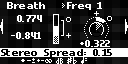
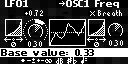
Comparing the layer stacks of the two 128px x 64px images. Changes:
renamed "Stereo Spread: 0.15" to "Base value: 0.33", painted on it over [1, 49, 112, 57]
added group "mod7" with 39 layers above "mod6" over [0, 0, 128, 50]
added layer "OSC1 Freq" (1st of 3, in "mod7") in group "mod7" over [66, 0, 119, 8]
added group "SOURCE" (1st of 4, in "mod7") with 12 layers in group "mod7" over [4, 10, 52, 50]
added layer "polarity BIPOLAR copy 2" (1st of 2, in "mod7" › "SOURCE") in group "SOURCE" over [4, 37, 23, 47]
added group "src curve 17" (1st of 4, in "mod7" › "SOURCE") with 4 layers in group "SOURCE" over [4, 15, 22, 50]
added layer "src curve graph copy" (1st of 4, in "mod7" › "SOURCE" › "src curve 17") in group "src curve 17" over [4, 15, 22, 36]
added layer "fancy src range knob" (1st of 4, in "mod7" › "SOURCE") in group "SOURCE" over [23, 19, 48, 41]
added group "AUX" (1st of 4, in "mod7") with 11 layers in group "mod7" over [61, 10, 123, 50]
added layer "aux amt knob" (1st of 3, in "mod7" › "AUX") in group "AUX" over [108, 23, 123, 38]
added group "src curve 17 copy" (1st of 4, in "mod7" › "AUX") with 4 layers in group "AUX" over [87, 18, 105, 50]
added layer "src curve graph copy 2" (1st of 4, in "mod7" › "AUX" › "src curve 17 copy") in group "src curve 17 copy" over [87, 18, 105, 36]
added layer "src curve graph" (2nd of 12, in "mod7" › "AUX" › "src curve 17 copy") in group "src curve 17 copy" over [87, 18, 105, 36]
added layer "polarity BIPOLAR copy" (1st of 3, in "mod7" › "AUX") in group "AUX" over [87, 37, 106, 47]
added group "OSC" (1st of 4, in "mod7") with 4 layers in group "mod7" over [48, 12, 86, 48]
added layer "Layer 638" (1st of 4, in "mod7" › "OSC") in group "OSC" over [50, 22, 85, 45]
added layer "graph outline copy 2" (1st of 4, in "mod7" › "OSC") in group "OSC" over [48, 12, 86, 48]
hid group "mod3" (22 layers) over [0, 2, 128, 47]
…and 9 more changes (9 added)
